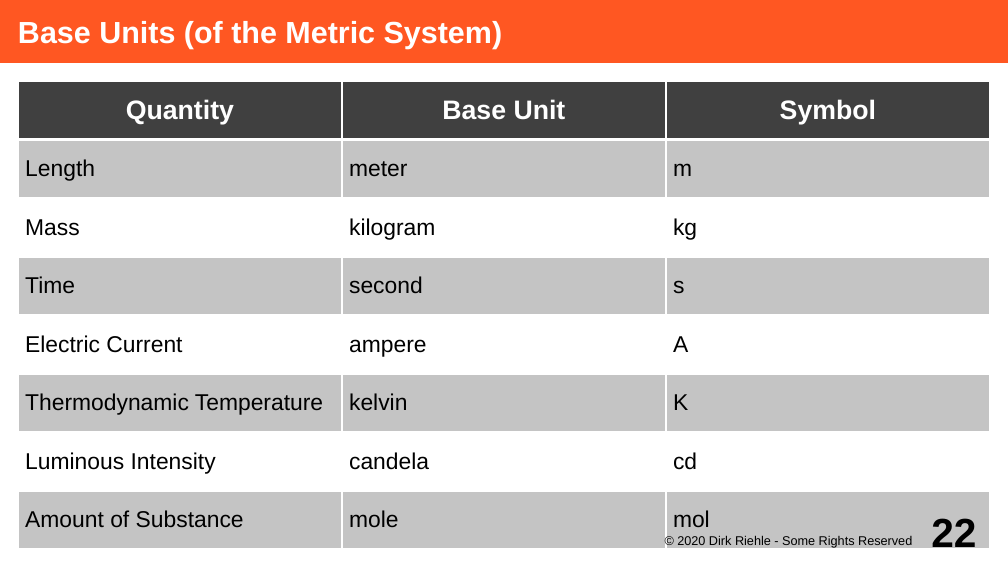
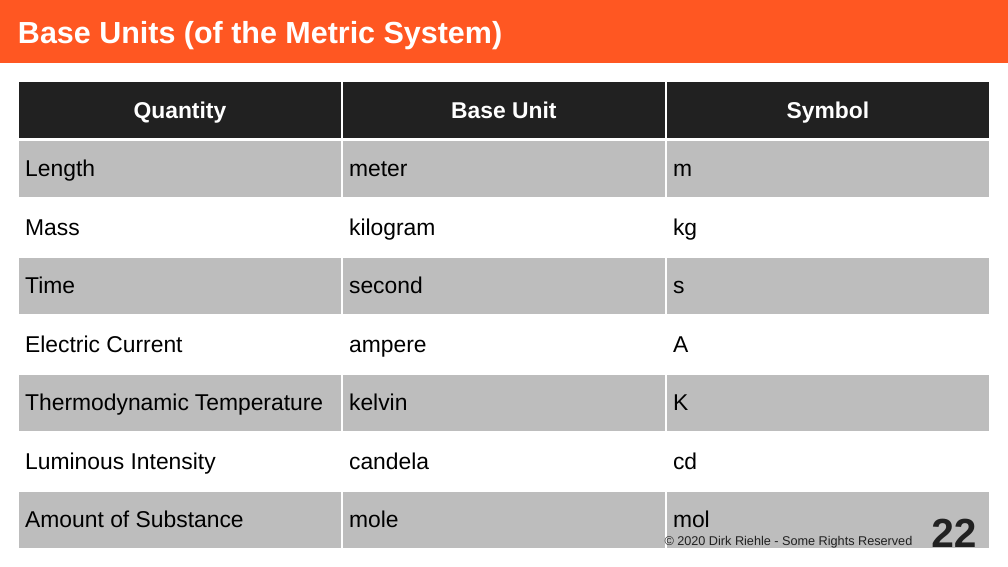
Before and after one commit to dirkriehle/adap-course, a slide deck: slide 22 of Lecture Slides/ADAP C07 - Value Objects.odp. Drawn at 1008x567 pixels with LibreOffice and Linux fonts; fonts in the diff are those of the drawing. Boxes give left, top, right and bottom in pixels: in the first picture for what was removed or moved away, otherwise in the second. Text is boxed around its words. In the diff, an @@ line names an element or a change of style, - is before the commit and + after.

Commit message:
Updated C07 to new style

```diff
--- a/Lecture Slides/ADAP C07 - Value Objects.odp
+++ b/Lecture Slides/ADAP C07 - Value Objects.odp
@@ table at <box>18,81,991,550</box> @@
@@ fill #404040 to #212121 in row 1 @@
@@ fill #C4C4C4 to #BDBDBD in 12 cells @@
@@ size 21 to 18 pt in "Quantity", "Base Unit", "Symbol" @@
@@ page number at <box>931,518,976,554</box>: text colour #000000 to #212121 @@
@@ text "© 2020 Dirk Riehle - ..." at <box>677,536,912,548</box>: text colour #000000 to #212121 @@
```
Also in this commit, not shown: 32 other slides changed.
